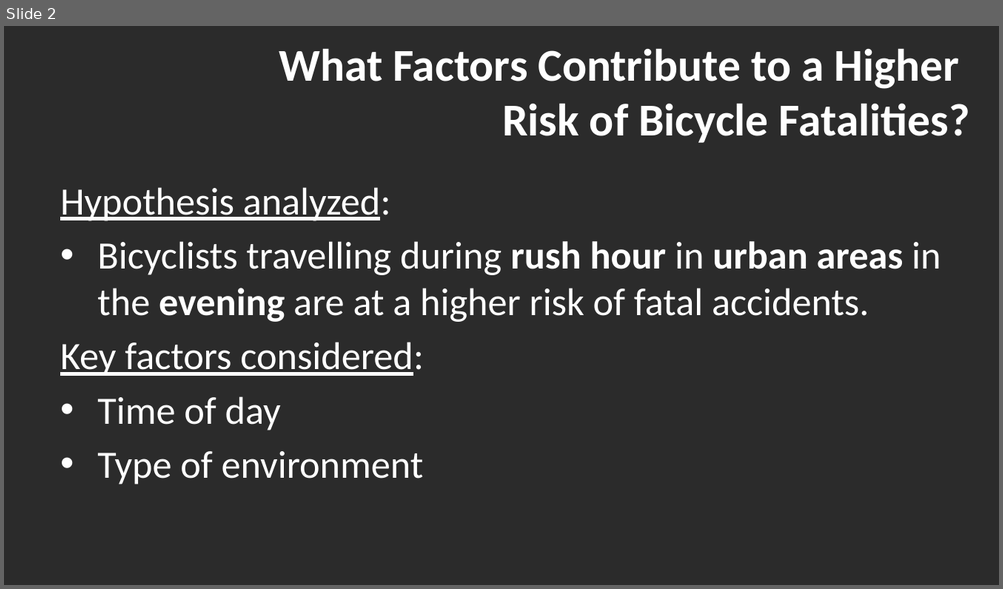
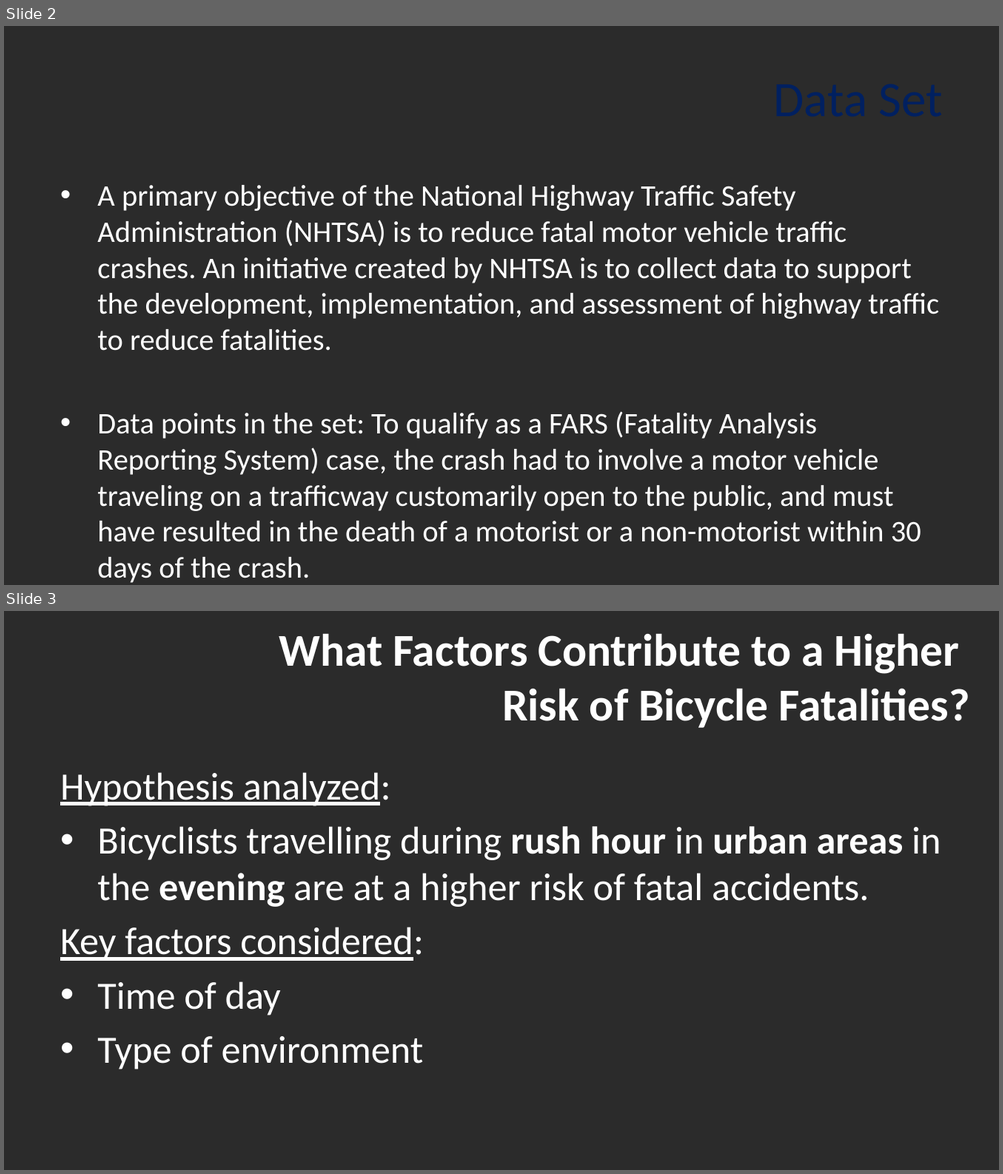
Before and after one commit to madams11/DataR-Project, a slide deck: US Bicycle Fatalities_Group 4.pptx. Shown one above the other, each under a label of ours: slide 2 before the commit, slides 2 and 3 after it. The pictures are 1003x589 and 1003x1174 pixels, drawn with LibreOffice and Linux fonts; fonts in the diff are those of the drawing; background and template pictures are left out; a plain dark background stands for a picture behind light text. Boxes give left, top, right and bottom in pixels: in the first picture for what was removed or moved away, otherwise in the second. Text is boxed around its words. In the diff, an @@ line names an element or a change of style, - is before the commit and + after.

```diff
--- a/US Bicycle Fatalities_Group 4.pptx
+++ b/US Bicycle Fatalities_Group 4.pptx
@@ slide 2 added at (4, 26, 999, 585), background picture (left out) @@
@@ title added at (53, 56, 949, 137), 48 pt, text #002060 @@
+Data Set
@@ text added at (97, 185, 939, 543), 28.9 pt, text #FFFFFF @@
+• A primary objective of the National Highway Traffic Safety Administration (NHTSA) is to reduce fatal motor vehicle traffic crashes. An initiative created by NHTSA is to collect data to support the development, implementation, and assessment of highway traffic to reduce fatalities.
+• Data points in the set: To qualify as a FARS (Fatality Analysis Reporting System) case, the crash had to involve a motor vehicle traveling on a trafficway customarily open to the public, and must have resulted in the death of a motorist or a non-motorist within 30 days of the crash.
@@ what was slide 2 is now slide 3 @@
```
Also in this commit, not shown: 1 other slide added, 1 slide removed.
